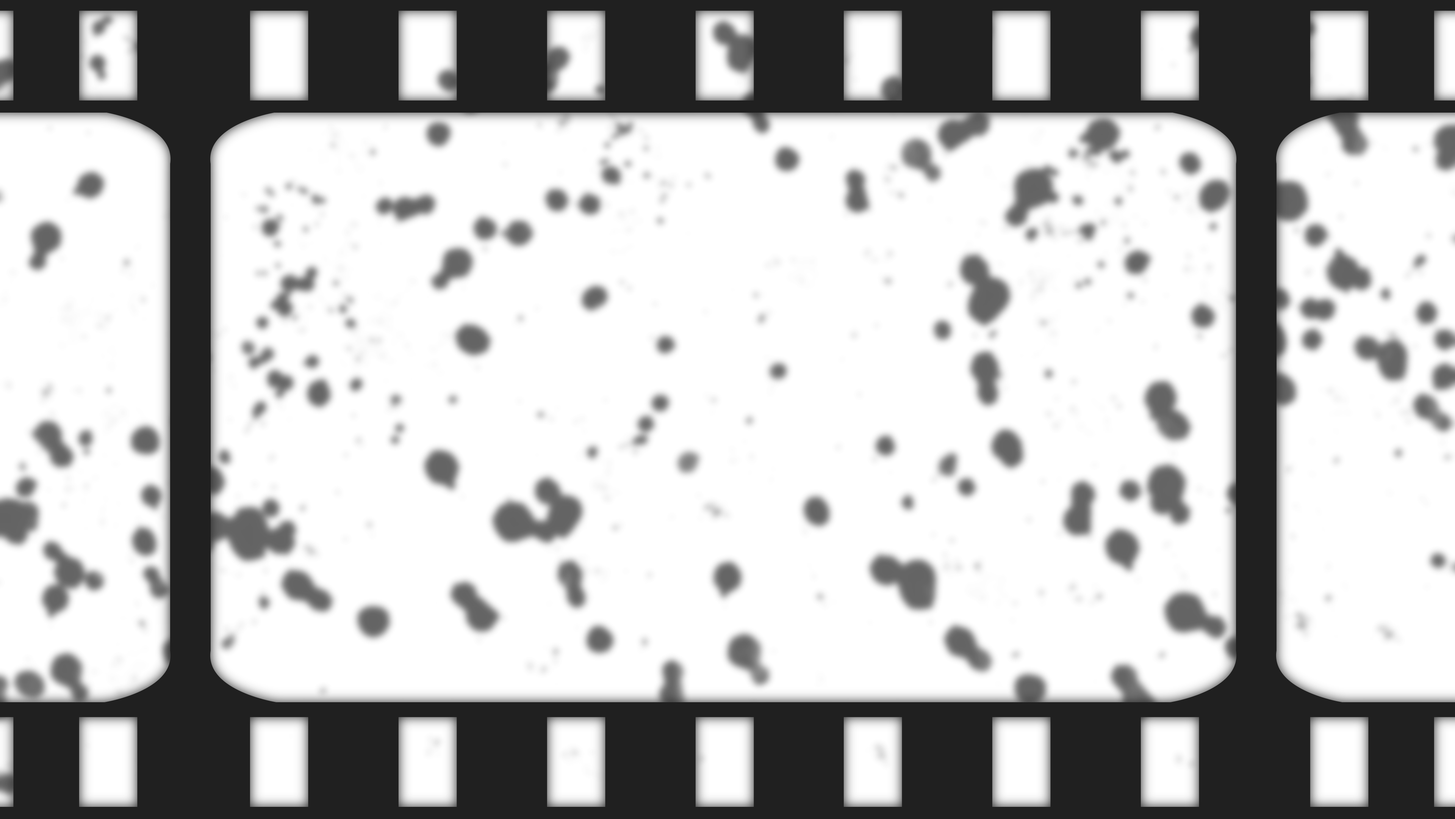
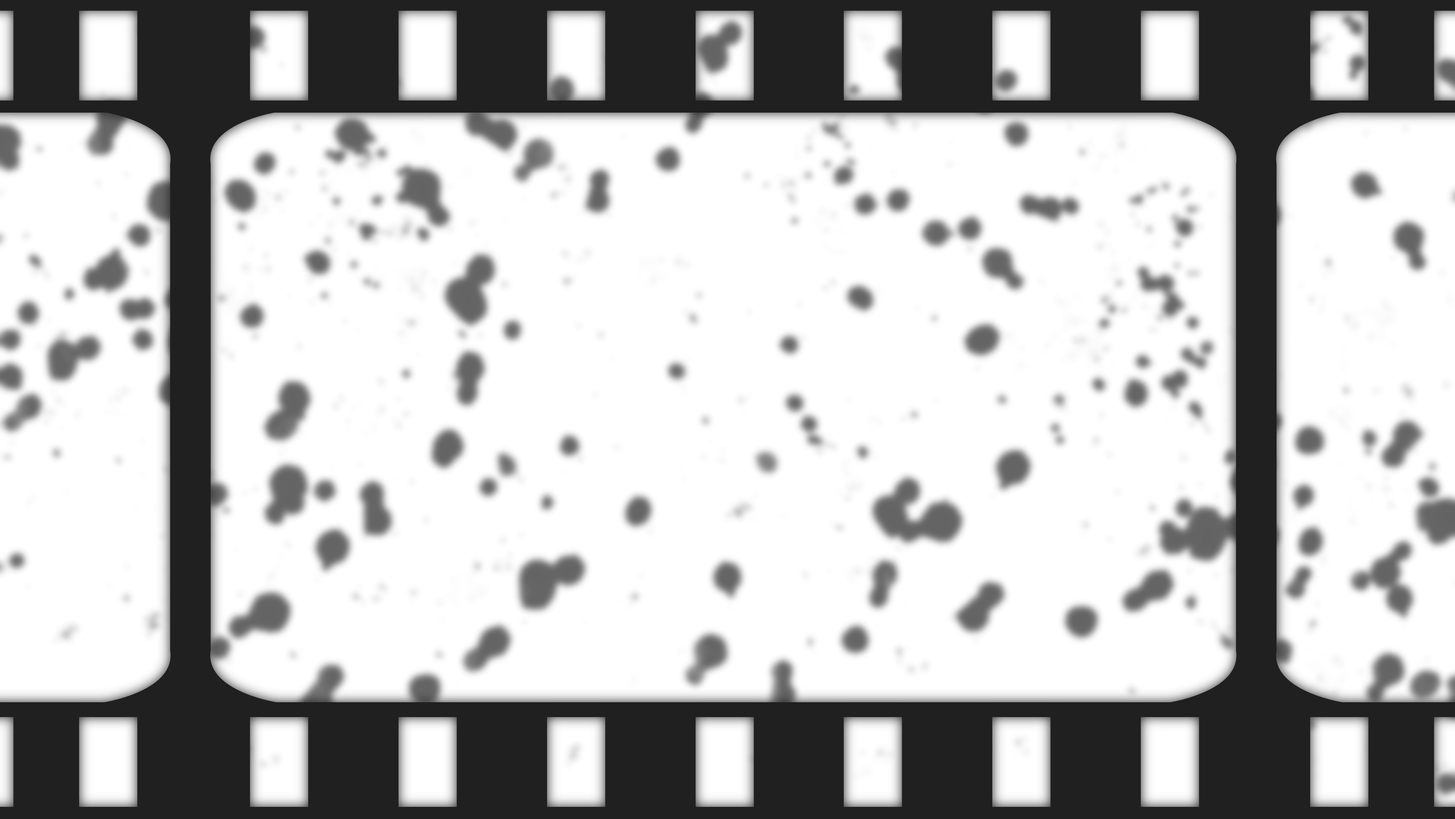
Comparing the layer stacks of the two 1455 x 819 images. Changes:
removed layer "Layer 5" (was 70%) over [0, 10, 1455, 805]
added layer "Manchas Copy" (70%) above "Manchas" over [0, 10, 1455, 805]
